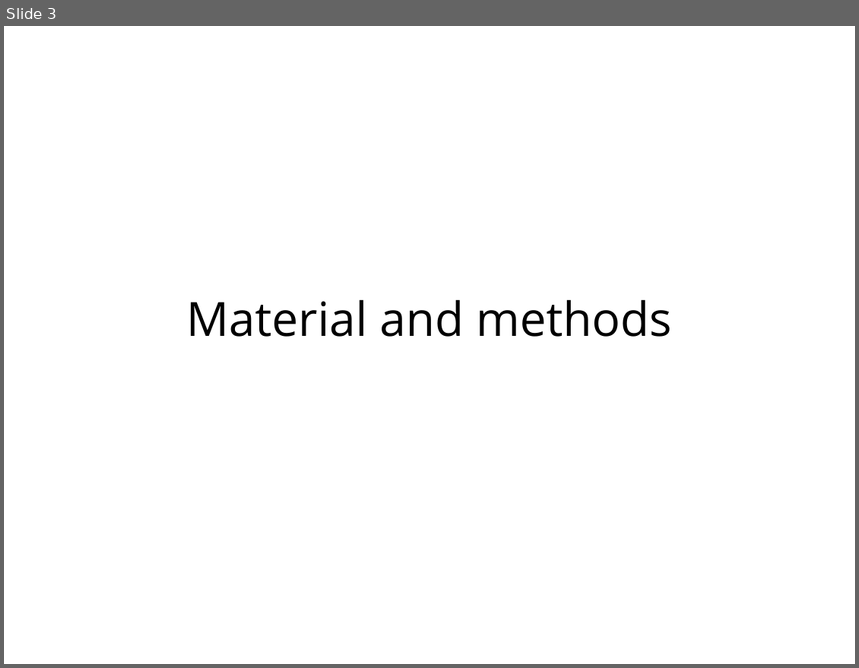
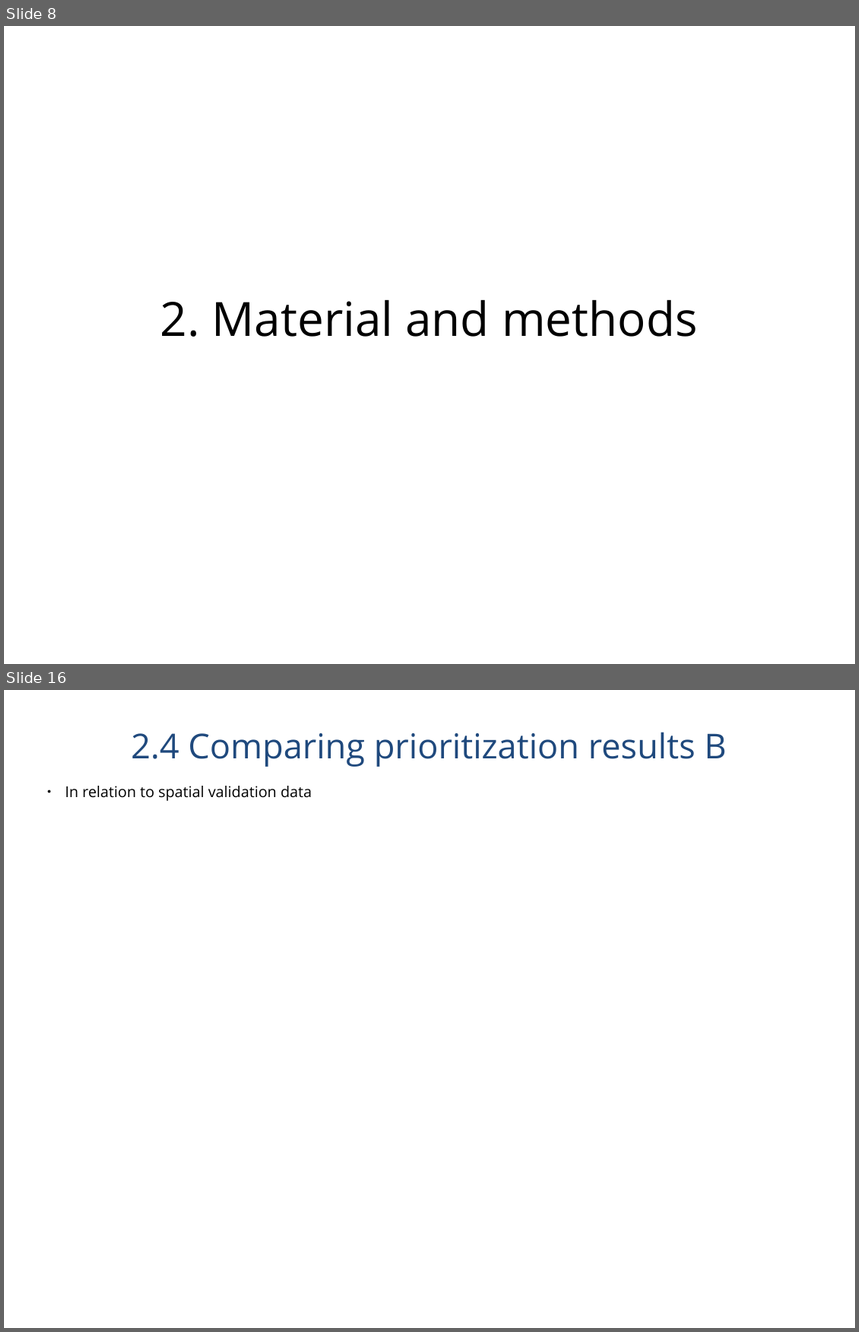
Before and after one commit to jlehtoma/validityms, a slide deck: reports/validity_ms_outline.ppt. Shown one above the other, each under a label of ours: slide 3 before the commit, slides 8 and 16 after it; the slides between them are not shown. The pictures are 859x668 and 859x1332 pixels, drawn with LibreOffice and Linux fonts; fonts in the diff are those of the drawing. Boxes give left, top, right and bottom in pixels: in the first picture for what was removed or moved away, otherwise in the second. Text is boxed around its words. In the diff, an @@ line names an element or a change of style, - is before the commit and + after.

```diff
--- a/reports/validity_ms_outline.ppt
+++ b/reports/validity_ms_outline.ppt
@@ slide 16 added at bbox=[4, 690, 855, 1328], background #FFFFFF @@
@@ title added at bbox=[131, 732, 727, 767], 32 pt, text #1F497D @@
+2.4 Comparing prioritization results B
@@ text added at bbox=[65, 786, 312, 801], 14 pt, text #000000 @@
+● In relation to spatial validation data
@@ what was slide 3 is now slide 8 @@
@@ slide 8 changed as well @@
@@ text at bbox=[161, 300, 698, 337]: text changed @@
-Material and methods
+2. Material and methods
```
Also in this commit, not shown: 3 other slides changed, 32 other slides added, 6 slides removed.
